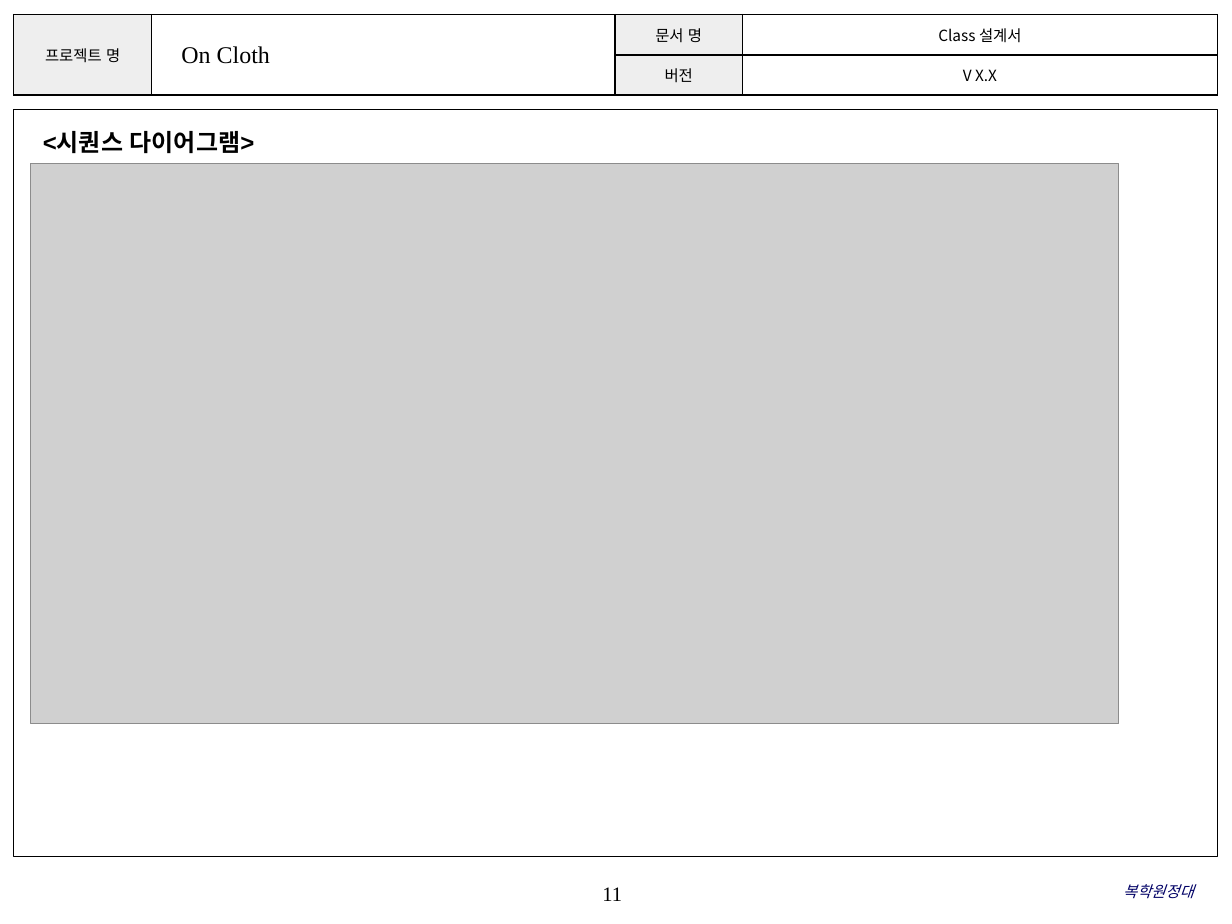
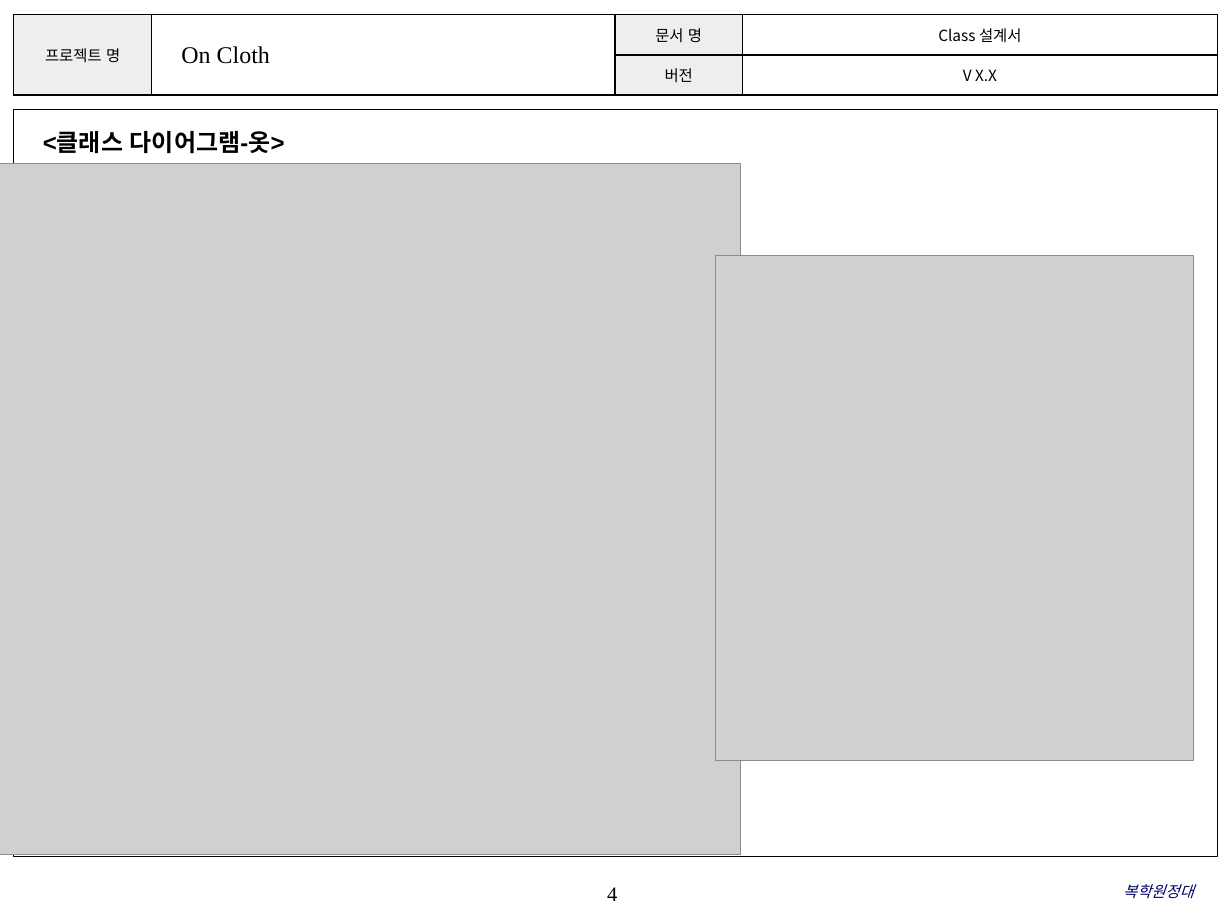
Before and after one commit to ParkSaeHyun/SoftwareEngineering, a slide deck: slide 4 of design/클래스다이어그램.pptx (slide 11 before the commit). Drawn at 1232x924 pixels with LibreOffice and Linux fonts; fonts in the diff are those of the drawing; grey boxes stand for pictures; background and template pictures are left out. Boxes give left, top, right and bottom in pixels: in the first picture for what was removed or moved away, otherwise in the second. Text is boxed around its words. In the diff, an @@ line names an element or a change of style, - is before the commit and + after.

Commit message:
요구사항명세서105수정 클래스다이어그램ppt 수정

```diff
--- a/design/클래스다이어그램.pptx
+++ b/design/클래스다이어그램.pptx
@@ text at [43, 131, 285, 153]: text changed @@
-<시퀀스 다이어그램>
+<클래스 다이어그램-옷>
@@ picture: place and size @@
-picture at [31, 164, 1119, 724]
+picture at [0, 164, 740, 855]
@@ picture added at [716, 256, 1194, 761] @@
@@ page number at [607, 887, 617, 901]: text changed @@
-11
+4
```
Also in this commit, not shown: 20 other slides changed, 1 slide added, 1 other file.
